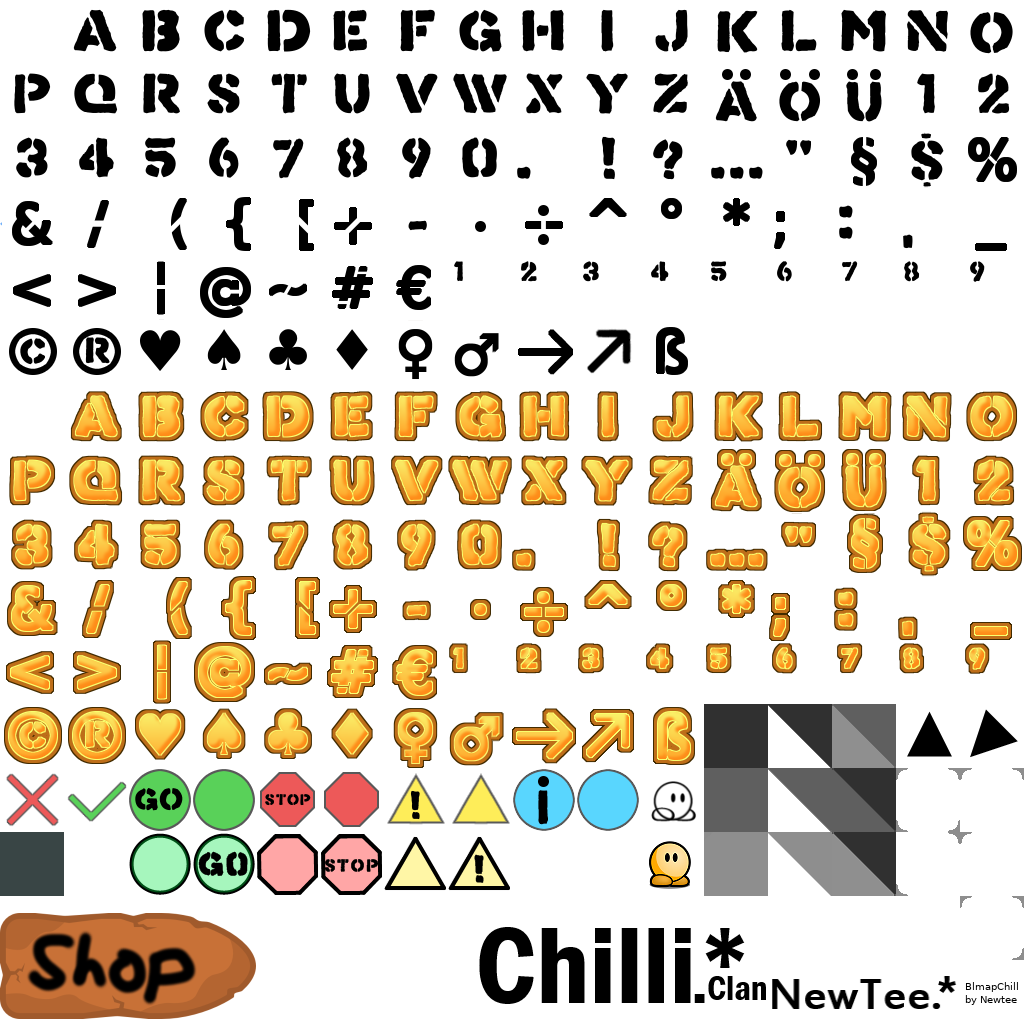
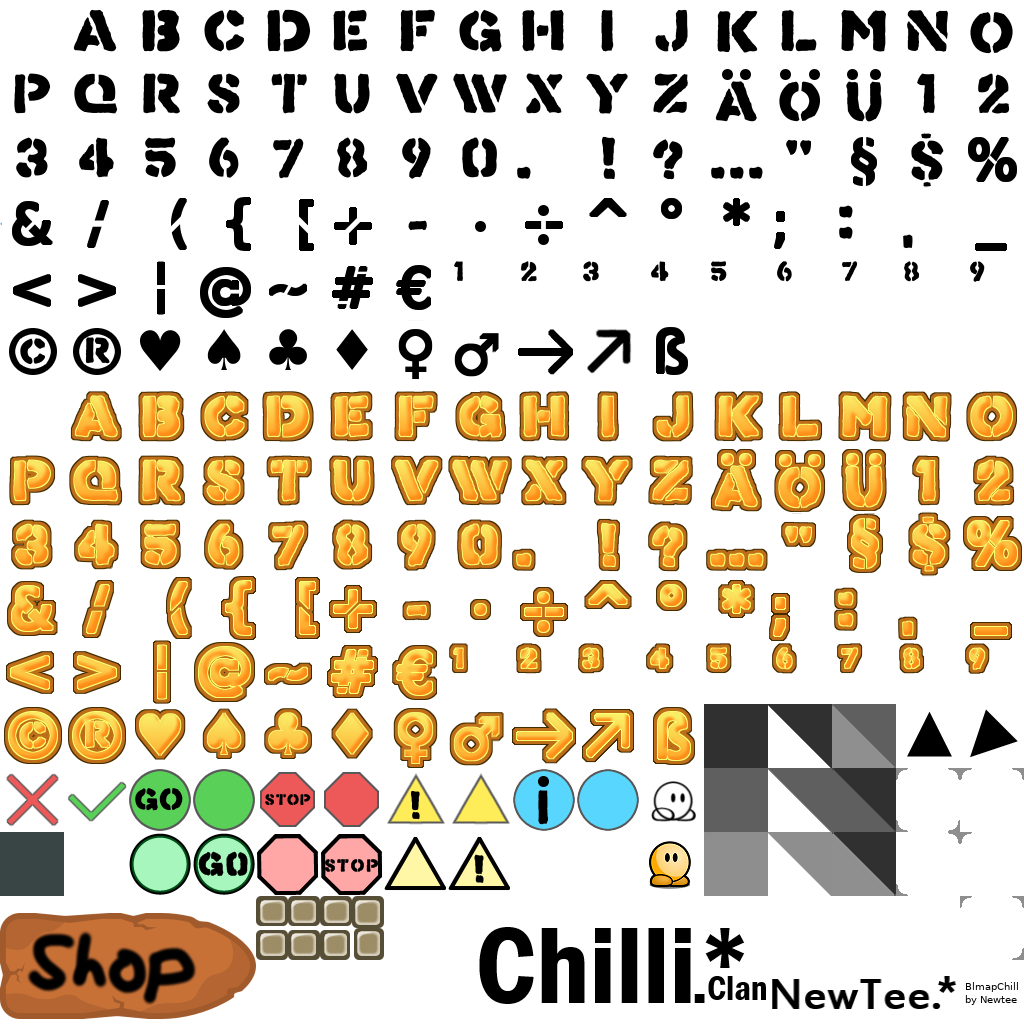
Before/after of a 1024×1024 layered artwork. What changed in the layer stack:
added layer "generic" above "generic_unhookable.png #1" over [256, 896, 384, 960]
